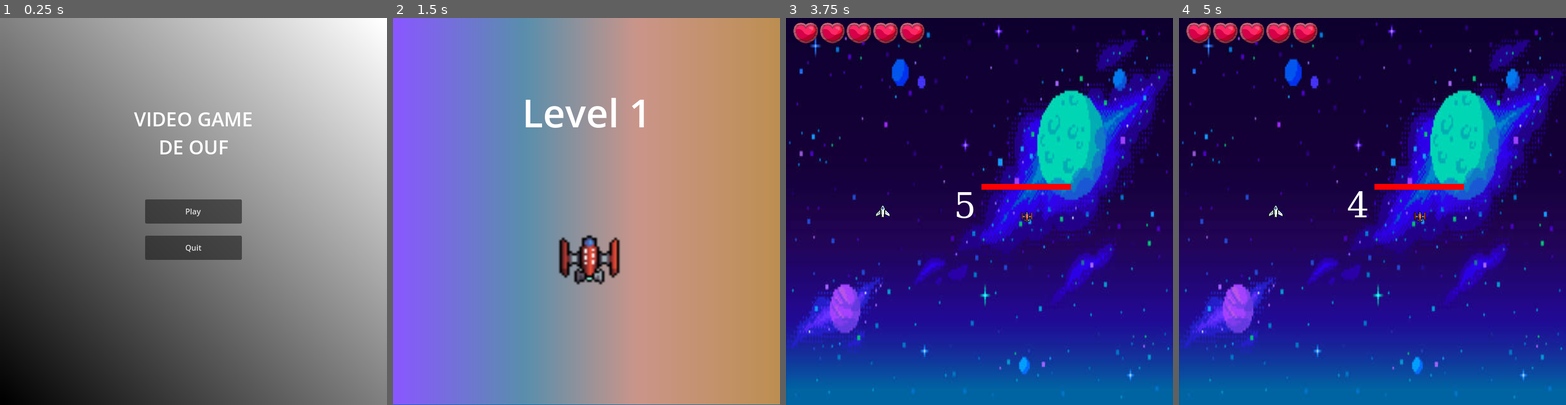
Above: before the commit, frames 1-4 (left to right).
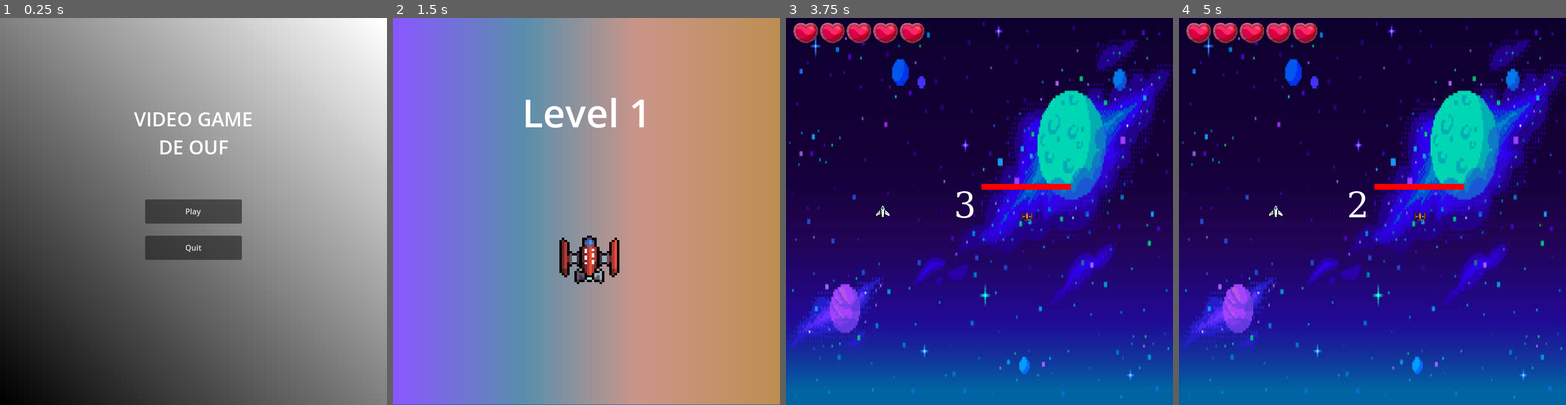
Above: after the commit, the same moments.

Repository: ChevalMonsieur/sae_projet_innov
Game: Godot game, scene res://scenes/main_menu.tscn
The game is run twice, just before and just after one commit, with the same random seed, the same clock (stepped at 60 frames per second) and the same inputs.
Inputs (mouse positions are in pixels of both pictures, inside the frame that each line leads up to):
- Up to frame 1 (0.25 s): no input
- Up to frame 2 (1.5 s): click "Play" at 0.5 s; tap Enter at 1.25 s; move the mouse to (671, 192) at 1.27 s; hold Right from 1.28 s (still down); hold R from 1.28 s (still down)
- Up to frame 3 (3.75 s): tap Space at 2, 3.5 s; move the mouse to (902, 230) at 2.02 s; release Right at 2.03 s; release R at 2.03 s; hold Down 2.03-2.78 s; tap Z at 2.1 s; tap Enter at 2.75 s; move the mouse to (1018, 126) at 2.77 s; hold Right 2.78-3.53 s; hold Q 2.78-3.53 s; move the mouse to (960, 288) at 3.52 s; hold Up from 3.53 s (still down); tap R at 3.6 s
- Up to frame 4 (5 s): tap Enter at 4.25 s; move the mouse to (1488, 269) at 4.27 s; release Up at 4.28 s; hold Left from 4.28 s (still down); hold Z from 4.28 s (still down)

The runs differ from the first frame. In frame 2, 0.9% of the frame differs, in the area x 42-59%, y 56-69%; in frame 3, 0.9%; in frame 4, 1.0%, in the area x 0-100%, y 1-94%.

Commit message:
petit refactor

Diff:
--- a/projet_godot/project.godot
+++ b/projet_godot/project.godot
@@ -32,3 +32,7 @@
 "events": [Object(InputEventKey,"resource_local_to_scene":false,"resource_name":"","device":-1,"window_id":0,"alt_press …(195 unchanged characters)…
 ]
 }
+
+[rendering]
+
+textures/canvas_textures/default_texture_filter=0
--- a/projet_godot/scenes/actual_game.tscn
+++ b/projet_godot/scenes/actual_game.tscn
@@ -2,7 +2,7 @@
 
 [ext_resource type="Script" path="res://scripts/game_manager.gd" id="1_g1kg4"]
 [ext_resource type="PackedScene" uid="uid://5b4552m4jk8f" path="res://scenes/player.tscn" id="2_5lm4u"]
-[ext_resource type="Script" path="res://scripts/node.gd" id="2_k0wto"]
+[ext_resource type="Script" path="res://scripts/game_manager_setup.gd" id="2_k0wto"]
 [ext_resource type="PackedScene" uid="uid://chok0fgcl18xq" path="res://scenes/boss.tscn" id="3_8sxf3"]
 [ext_resource type="Texture2D" uid="uid://mmvjcrup7170" path="res://sprites/background/background_1.jpg" id="4_47hfl"]
 [ext_resource type="Script" path="res://scripts/countdown.gd" id="5_04ypf"]
--- a/projet_godot/scenes/destruction.tscn
+++ /dev/null
@@ -1,109 +0,0 @@
-[gd_scene load_steps=17 format=3 uid="uid://ckw3ngogtvr48"]
-
-[sub_resource type="AtlasTexture" id="AtlasTexture_2qksj"]
-region = Rect2(0, 0, 128, 128)
-
-[sub_resource type="AtlasTexture" id="AtlasTexture_qbmm4"]
-region = Rect2(128, 0, 128, 128)
-
-[sub_resource type="AtlasTexture" id="AtlasTexture_mpxwm"]
-region = Rect2(256, 0, 128, 128)
-
-[sub_resource type="AtlasTexture" id="AtlasTexture_wy248"]
-region = Rect2(384, 0, 128, 128)
-
-[sub_resource type="AtlasTexture" id="AtlasTexture_ncj1i"]
-region = Rect2(512, 0, 128, 128)
-
-[sub_resource type="AtlasTexture" id="AtlasTexture_s7jtq"]
-region = Rect2(640, 0, 128, 128)
-
-[sub_resource type="AtlasTexture" id="AtlasTexture_emeac"]
-region = Rect2(768, 0, 128, 128)
-
-[sub_resource type="AtlasTexture" id="AtlasTexture_d1niy"]
-region = Rect2(896, 0, 128, 128)
-
-[sub_resource type="AtlasTexture" id="AtlasTexture_88252"]
-region = Rect2(1024, 0, 128, 128)
-
-[sub_resource type="AtlasTexture" id="AtlasTexture_m8eiw"]
-region = Rect2(1152, 0, 128, 128)
-
-[sub_resource type="AtlasTexture" id="AtlasTexture_w5wsa"]
-region = Rect2(1280, 0, 128, 128)
-
-[sub_resource type="AtlasTexture" id="AtlasTexture_xyvx8"]
-region = Rect2(1408, 0, 128, 128)
-
-[sub_resource type="AtlasTexture" id="AtlasTexture_w811x"]
-region = Rect2(1536, 0, 128, 128)
-
-[sub_resource type="AtlasTexture" id="AtlasTexture_y8um5"]
-region = Rect2(1664, 0, 128, 128)
-
-[sub_resource type="SpriteFrames" id="SpriteFrames_i65ri"]
-animations = [{
-"frames": [{
-"duration": 1.0,
-"texture": SubResource("AtlasTexture_2qksj")
-}, {
-"duration": 1.0,
-"texture": SubResource("AtlasTexture_qbmm4")
-}, {
-"duration": 1.0,
-"texture": SubResource("AtlasTexture_mpxwm")
-}, {
-"duration": 1.0,
-"texture": SubResource("AtlasTexture_wy248")
-}, {
-"duration": 1.0,
-"texture": SubResource("AtlasTexture_ncj1i")
-}, {
-"duration": 1.0,
-"texture": SubResource("AtlasTexture_s7jtq")
-}, {
-"duration": 1.0,
-"texture": SubResource("AtlasTexture_emeac")
-}, {
-"duration": 1.0,
-"texture": SubResource("AtlasTexture_d1niy")
-}, {
-"duration": 1.0,
-"texture": SubResource("AtlasTexture_88252")
-}, {
-"duration": 1.0,
-"texture": SubResource("AtlasTexture_m8eiw")
-}, {
-"duration": 1.0,
-"texture": SubResource("AtlasTexture_w5wsa")
-}, {
-"duration": 1.0,
-"texture": SubResource("AtlasTexture_xyvx8")
-}, {
-"duration": 1.0,
-"texture": SubResource("AtlasTexture_w811x")
-}, {
-"duration": 1.0,
-"texture": SubResource("AtlasTexture_y8um5")
-}],
-"loop": true,
-"name": &"default",
-"speed": 10.0
-}]
-
-[sub_resource type="GDScript" id="GDScript_bjj76"]
-script/source = "extends AnimatedSprite2D
-
-func _ready() -> void:
-	play(\"default\")
-
-func _process(delta: float) -> void:
-	if frame == 13:
-		GameManager.current_state = GameManager.STATE.IN_GAME
-		queue_free()
-"
-
-[node name="AnimatedSprite2D" type="AnimatedSprite2D"]
-sprite_frames = SubResource("SpriteFrames_i65ri")
-script = SubResource("GDScript_bjj76")
--- a/projet_godot/scripts/boss.gd
+++ b/projet_godot/scripts/boss.gd
@@ -60,7 +60,8 @@
 func check_rotation() -> void:
 	var player_position = GameManager.instance.player.global_position
 	var direction = player_position - global_position
-	rotation = direction.angle() + PI/2
+	get_child(0).rotation = direction.angle() + PI/2
+	get_child(1).rotation = direction.angle() + PI/2
 
 
 func manage_shoot(delta: float) -> void:
--- a/projet_godot/scripts/countdown.gd
+++ b/projet_godot/scripts/countdown.gd
@@ -1,7 +1,7 @@
 extends Node
 
 signal countdown_finished
-var countdown_time = 5
+var countdown_time = 3
 var timer
 var go_timer
 var is_countdown_running = false
@@ -25,7 +25,7 @@
 
 func start_countdown():
 	if not is_countdown_running:
-		countdown_time = 5
+		countdown_time = 3
 		is_countdown_running = true
 		countdown_label.show()
 		countdown_label.text = str(countdown_time)
Renamed: projet_godot/scripts/node.gd -> projet_godot/scripts/game_manager_setup.gd
